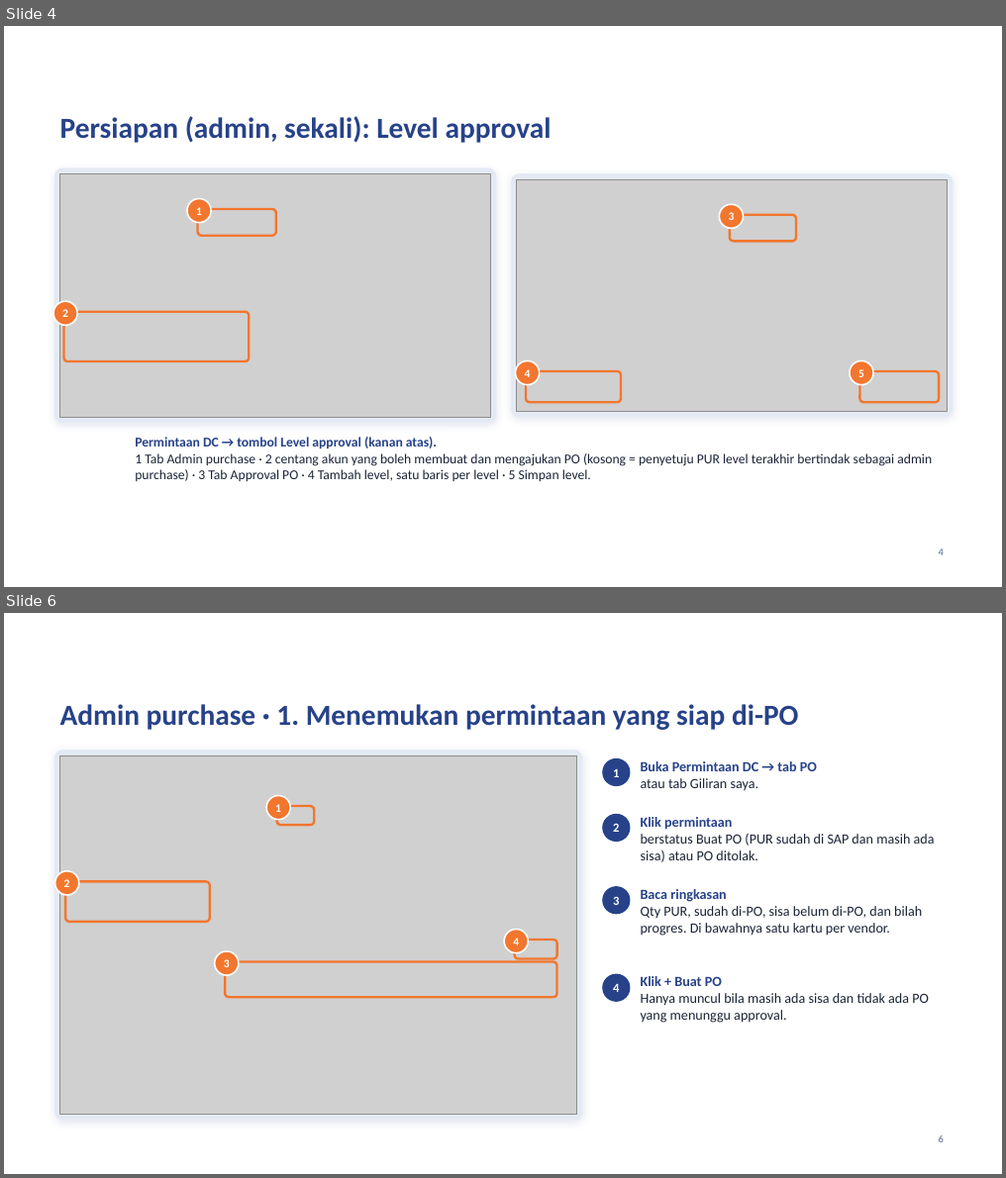
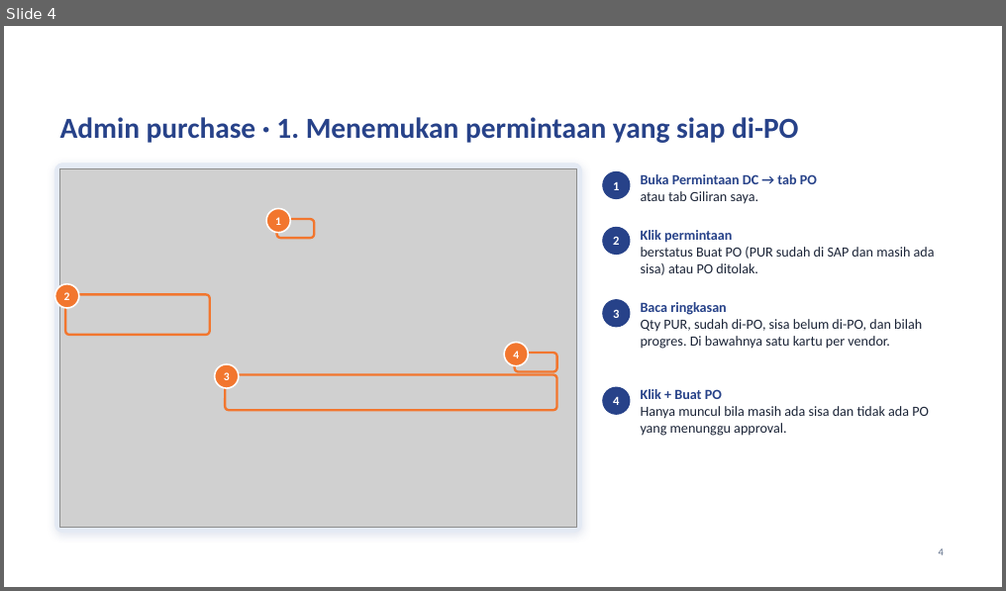
Before and after one commit to alfiandarmawan35/claude, a slide deck: docs/PID_POS_Panduan_Admin_Purchase_Approve_PO.pptx. Shown one above the other, each under a label of ours: slides 4 and 6 before the commit, slide 4 after it; the slides between them are not shown. The pictures are 1006x1178 and 1006x591 pixels, drawn with LibreOffice and Linux fonts; fonts in the diff are those of the drawing; grey boxes stand for pictures; background and template pictures are left out. Boxes give left, top, right and bottom in pixels: in the first picture for what was removed or moved away, otherwise in the second. Text is boxed around its words. In the diff, an @@ line names an element or a change of style, - is before the commit and + after.

```diff
--- a/docs/PID_POS_Panduan_Admin_Purchase_Approve_PO.pptx
+++ b/docs/PID_POS_Panduan_Admin_Purchase_Approve_PO.pptx
@@ slide 4 removed at [4, 26, 1002, 587], background picture (left out) @@
@@ title removed at [60, 116, 551, 143] @@
-Persiapan (admin, sekali): Level approval
@@ rounded rectangle removed at [54, 169, 496, 422] @@
@@ picture removed at [60, 174, 491, 417] @@
@@ ellipse removed at [187, 199, 211, 223] @@
@@ rounded rectangle removed at [512, 174, 952, 417] @@
@@ picture removed at [517, 179, 947, 411] @@
@@ text removed at [196, 207, 202, 215] @@
-1
@@ rounded rectangle removed at [198, 209, 276, 236] @@
@@ ellipse removed at [719, 204, 743, 228] @@
@@ text removed at [729, 212, 735, 220] @@
-3
@@ rounded rectangle removed at [731, 215, 797, 241] @@
@@ ellipse removed at [54, 301, 77, 325] @@
@@ text removed at [62, 309, 68, 317] @@
-2
@@ rounded rectangle removed at [63, 312, 249, 363] @@
@@ ellipse removed at [515, 362, 540, 385] @@
@@ text removed at [525, 370, 531, 377] @@
-4
@@ rounded rectangle removed at [526, 372, 621, 402] @@
@@ ellipse removed at [849, 362, 874, 385] @@
@@ text removed at [858, 370, 864, 377] @@
-5
@@ rounded rectangle removed at [860, 372, 939, 402] @@
@@ text removed at [135, 437, 932, 482] @@
-Permintaan DC → tombol Level approval (kanan atas).
-1 Tab Admin purchase · 2 centang akun yang boleh membuat dan mengajukan PO (kosong = penyetuju PUR level terakhir bertindak sebagai admin purchase) · 3 Tab Approval PO · 4 Tambah level, satu baris per level · 5 Simpan level.
@@ page number removed at [939, 549, 944, 556] @@
-4
@@ what was slide 6 is now slide 4 @@
```
Also in this commit, not shown: 7 slides changed, 1 other slide removed, 11 other files.
